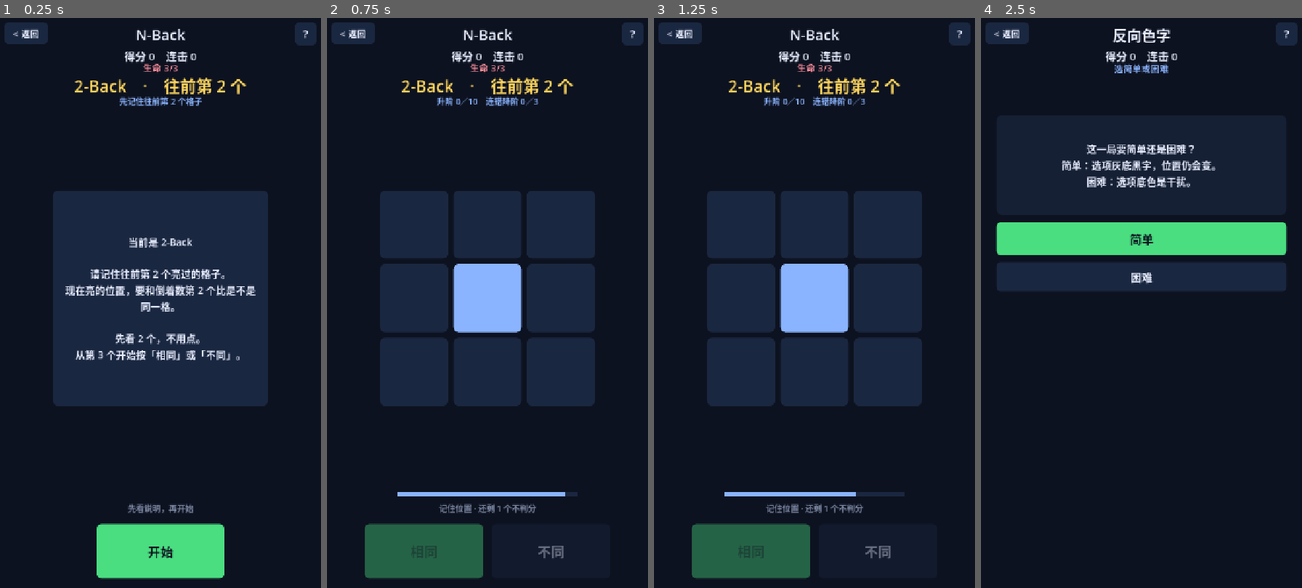
Above: before the commit, frames 1-4 (left to right).
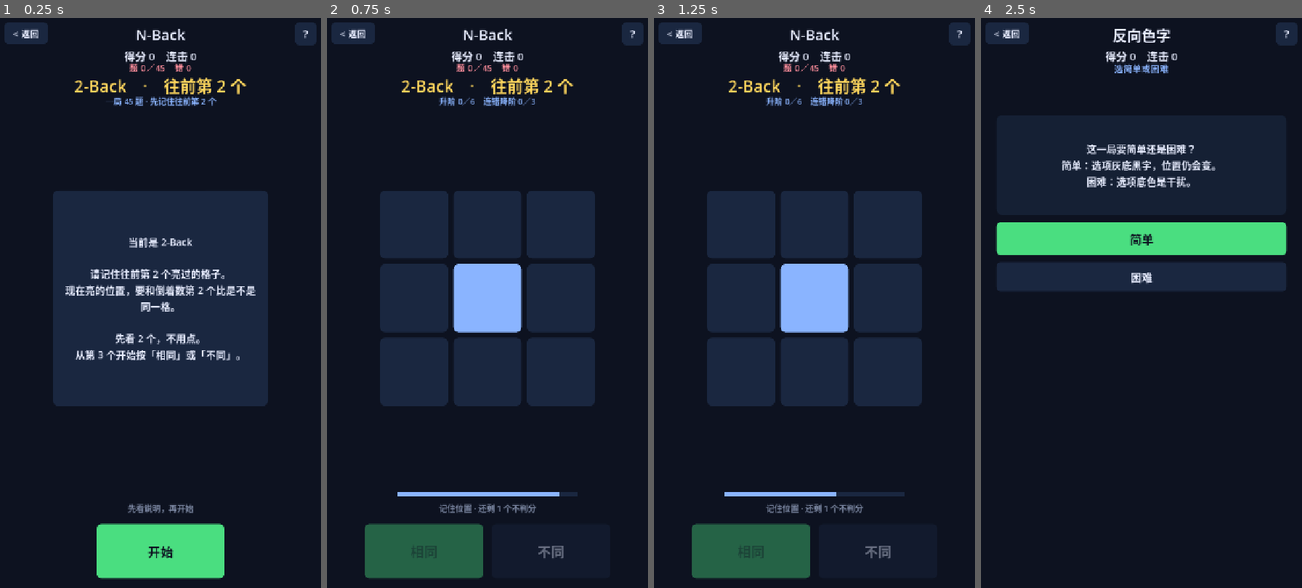
Above: after the commit, the same moments.

Repository: JeffGu98/PrefrontalCortexGame
Game: Godot game, scene res://scenes/NBack.tscn
The game is run twice, just before and just after one commit, with the same random seed, the same clock (stepped at 60 frames per second) and the same inputs. This scene is started directly instead of the project's main scene.
Inputs (mouse positions are in pixels of both pictures, inside the frame that each line leads up to):
- Up to frame 1 (0.25 s): no input
- Up to frame 2 (0.75 s): click "开始" at 0.5 s
- Up to frame 3 (1.25 s): no input
- Up to frame 4 (2.5 s): click "< 返回" at 1.25 s; click (1138, 120) at 2.02 s

The runs differ from the first frame. In frame 1, 0.5% of the frame differs, in the area x 34-68%, y 8-16%; in frame 2, 0.5%; in frame 3, 0.5%; in frame 4, nothing differs.

Commit message:
v1.2.1: tighten StopSignal, NBack, and Track feel
StopSignal: gap 0.35–0.55s; travel 2.0→1.0 with streak; red light
later toward green line; stronger pass/fail flashes; docs say 50%.
NBack: SOA 1.8s (flash 0.8); raise N at 6 corrects; 45 scoring
trials instead of 3-life death; cell-local green/red feedback; no Dual.
Track: 3s pick timer; after 12 balls more targets/smaller radii, not
longer move time; highlight shortens slightly.

Sync design.md §5.5/5.6/5.8 and improvements.md; bump to 1.2.1.

Diff:
--- a/project.godot
+++ b/project.godot
@@ -11,7 +11,7 @@
 [application]
 
 config/name="前额叶训练场"
-config/version="1.2.0"
+config/version="1.2.1"
 run/main_scene="res://scenes/Hub.tscn"
 config/features=PackedStringArray("4.7", "Mobile")
 config/icon="res://icon.png"
--- a/scripts/NBack.gd
+++ b/scripts/NBack.gd
@@ -7,24 +7,25 @@
 const START_N := 2
 const MIN_N := 2
 const MAX_N := 4
-const SOA := 2.5
-const STIM_TIME := 0.9
+const SOA := 1.8
+const STIM_TIME := 0.8
 const MATCH_RATIO := 0.3
-const UP_STREAK := 10
+const UP_STREAK := 6
 const DOWN_STREAK := 3
 const SCORE_HIT := 10
-const LIVES := 3
+const TRIAL_LIMIT := 45
 const READY_TIME := 1.0
 const BEST_PATH := "user://nback_best.cfg"
 const LIT := Color("#8ab4ff")
 const DIM := Color("#1a2740")
+const OK_CELL := Color("#4ade80")
+const BAD_CELL := Color("#ff5d73")
 
 enum Phase { READY, PLAY, OVER }
 
 var phase := Phase.READY
 var phase_left := 0.0
 var score := 0
-var lives := LIVES
 var streak := 0
 var wrong_streak := 0
 var best_score := 0
@@ -35,6 +36,8 @@
 var showing := false
 var answered := false
 var is_match := false
+var scoring_done := 0
+var miss_count := 0
 
 var score_label: Label
 var lives_label: Label
@@ -55,7 +58,7 @@
 
 func _init() -> void:
 	title_text = "N-Back"
-	help_text = "3×3 格子会依次亮起一个位置。开局会告诉你当前是几-Back。\n2-Back 就是：现在亮的格子，要不要和往前第 2 个相同。前 2 个只看不点。\n之后点「相同」或「不同」。答对 +10，答错或超时扣命。连对 10 次升 N，连错 3 次降 N。"
+	help_text = "3×3 格子会依次亮起一个位置。开局会告诉你当前是几-Back。\n2-Back 就是：现在亮的格子，要不要和往前第 2 个相同。前 2 个只看不点。\n之后点「相同」或「不同」。答对 +10；一局固定 45 题。连对 6 次升 N，连错 3 次降 N。对错会标在刚亮的格子上。"
 
 
 func _build_game() -> void:
@@ -222,9 +225,10 @@
 
 func _start_round() -> void:
 	score = 0
-	lives = LIVES
 	streak = 0
 	wrong_streak = 0
+	scoring_done = 0
+	miss_count = 0
 	n_level = START_N
 	history.clear()
 	phase = Phase.READY
@@ -310,6 +314,9 @@
 	streak += 1
 	wrong_streak = 0
 	score += SCORE_HIT
+	scoring_done += 1
+	_paint_cell(cells[current_pos], OK_CELL)
+	cells[current_pos].modulate = Color.WHITE
 	_set_hint("对  +%d" % SCORE_HIT, Color("#4ade80"))
 	if streak >= UP_STREAK and n_level < MAX_N:
 		n_level += 1
@@ -317,23 +324,26 @@
 		wrong_streak = 0
 		_set_hint("现在要比往前第 %d 个" % n_level, Color("#ffd75d"))
 		_burst_feedback("升到 %d-Back\n记住往前第 %d 个" % [n_level, n_level], Color("#ffd75d"))
-	else:
-		_burst_feedback("+%d" % SCORE_HIT, Color("#4ade80"))
-	_update_hud()
+	# 格子反馈优先；升阶仍用短提示
+	_update_hud()
+	if scoring_done >= TRIAL_LIMIT:
+		_end_game()
 
 
 func _miss(reason: String) -> void:
 	streak = 0
 	wrong_streak += 1
-	lives -= 1
+	miss_count += 1
+	scoring_done += 1
+	_paint_cell(cells[current_pos], BAD_CELL)
+	cells[current_pos].modulate = Color.WHITE
 	_set_hint(reason, Color("#ff5d73"))
-	_burst_feedback(reason, Color("#ff5d73"))
 	if n_level > MIN_N and wrong_streak >= DOWN_STREAK:
 		n_level -= 1
 		wrong_streak = 0
 		_set_hint("%s · 现在要比往前第 %d 个" % [reason, n_level], Color("#ffd75d"))
 	_update_hud()
-	if lives <= 0:
+	if scoring_done >= TRIAL_LIMIT:
 		_end_game()
 
 
@@ -390,10 +400,10 @@
 
 func _update_hud() -> void:
 	score_label.text = "得分 %d　连击 %d" % [score, streak]
-	lives_label.text = "生命 %d/%d" % [lives, LIVES]
+	lives_label.text = "题 %d／%d　错 %d" % [scoring_done, TRIAL_LIMIT, miss_count]
 	n_label.text = "%d-Back　·　往前第 %d 个" % [n_level, n_level]
 	if phase == Phase.READY:
-		progress_label.text = "先记住往前第 %d 个格子" % n_level
+		progress_label.text = "一局 %d 题 · 先记住往前第 %d 个" % [TRIAL_LIMIT, n_level]
 	else:
 		progress_label.text = "升阶 %d／%d　连错降阶 %d／%d" % [streak, UP_STREAK, wrong_streak, DOWN_STREAK]
 	var scoring := phase == Phase.PLAY and _is_scoring() and not answered
--- a/scripts/StopSignal.gd
+++ b/scripts/StopSignal.gd
@@ -4,14 +4,14 @@
 
 const LIVES := 3
 const READY_TIME := 1.0
-const GAP_MIN := 0.55
-const GAP_MAX := 0.9
+const GAP_MIN := 0.35
+const GAP_MAX := 0.55
 const FEEDBACK_TIME := 0.45
-const TRAVEL_MIN := 1.2
+const TRAVEL_MIN := 1.0
 const TRAVEL_MAX := 2.0
 const STOP_RATIO := 0.5
 const STOP_AT_MIN := 0.4
-const STOP_AT_MAX := 0.7
+const STOP_AT_MAX := 0.68
 const STOP_HOLD := 0.5
 const GO_WINDOW := 0.72
 const MAX_GO_STREAK := 2
@@ -52,7 +52,7 @@
 
 func _init() -> void:
 	title_text = "红灯停"
-	help_text = "小车从左开向右边的终点线。等到车靠近终点的绿线再冲，一开始点没有用。\n大多数时候要冲过去。若中途突然亮红灯，必须立刻停手。\n冲过终点得 10 分；红灯亮后忍住得 20 分。红灯时还冲、或绿灯没冲，都扣命。"
+	help_text = "小车从左开向右边的终点线。等到车靠近终点的绿线再冲，一开始点没有用。\n大约一半轮次会突然亮红灯，亮了必须立刻停手。连对时车开得更快、红灯更晚。\n冲过终点得 10 分；红灯亮后忍住得 20 分。红灯时还冲、或绿灯没冲，都扣命。"
 
 
 func _build_game() -> void:
@@ -196,6 +196,7 @@
 	red_on = false
 	progress = 0.0
 	car.fill = Color("#8ab4ff")
+	car.modulate = Color.WHITE
 	car.queue_redraw()
 	car.position.x = 16.0
 	_set_light(false)
@@ -207,8 +208,12 @@
 	if phase == Phase.OVER:
 		return
 	_pick_trial()
-	travel_time = randf_range(TRAVEL_MIN, TRAVEL_MAX)
-	stop_at = randf_range(STOP_AT_MIN, STOP_AT_MAX)
+	var ramp := clampf(float(streak) / 12.0, 0.0, 1.0)
+	travel_time = clampf(lerpf(TRAVEL_MAX, TRAVEL_MIN, ramp) + randf_range(-0.06, 0.06), TRAVEL_MIN, TRAVEL_MAX)
+	# 连对时红灯更靠近绿线（更晚亮），仍严格低于 GO_WINDOW
+	var stop_lo := lerpf(STOP_AT_MIN, 0.55, ramp)
+	var stop_hi := lerpf(0.58, STOP_AT_MAX, ramp)
+	stop_at = randf_range(stop_lo, minf(stop_hi, GO_WINDOW - 0.04))
 	drive_elapsed = 0.0
 	red_elapsed = 0.0
 	red_on = false
@@ -289,8 +294,11 @@
 		progress = clampf(progress, 0.0, 0.92)
 		car.fill = Color("#ffd75d")
 	else:
-		progress = 1.0
+		progress = 1.05
 		car.fill = Color("#4ade80")
+		car.modulate = Color(1.35, 1.35, 1.35)
+		var twg := create_tween()
+		twg.tween_property(car, "modulate", Color.WHITE, 0.28)
 	car.queue_redraw()
 	_place_car()
 	_set_hint("%s  +%d" % [reason, points], Color("#4ade80"))
@@ -309,9 +317,13 @@
 	car.queue_redraw()
 	var origin_x := car.position.x
 	var tw := create_tween()
-	tw.tween_property(car, "position:x", origin_x + 10.0, 0.05)
-	tw.tween_property(car, "position:x", origin_x - 10.0, 0.05)
+	tw.tween_property(car, "position:x", origin_x + 14.0, 0.05)
+	tw.tween_property(car, "position:x", origin_x - 14.0, 0.05)
 	tw.tween_property(car, "position:x", origin_x, 0.05)
+	if red_on and light != null:
+		light.modulate = Color(2.0, 1.2, 1.2)
+		var twl := create_tween()
+		twl.tween_property(light, "modulate", Color.WHITE, 0.35)
 	_set_hint(reason, Color("#ff5d73"))
 	_burst_feedback(reason, Color("#ff5d73"))
 	_update_hud()
--- a/scripts/Track.gd
+++ b/scripts/Track.gd
@@ -6,10 +6,13 @@
 const START_BALLS := 6
 const MAX_BALLS := 12
 const HIGHLIGHT_TIME := 1.5
+const HIGHLIGHT_MIN := 0.9
 const MOVE_MIN := 4.0
 const MOVE_MAX := 8.0
+const PICK_TIME := 3.0
 const SCORE_ALL := 20
 const BEST_PATH := "user://track_best.cfg"
+const MAX_ODD := 5
 const SAME := Color("#8ab4ff")
 const ODD := Color("#ffd75d")
 const PICK := Color("#4ade80")
@@ -26,6 +29,7 @@
 var best_score := 0
 var ball_count := START_BALLS
 var latest_balls := START_BALLS
+var beyond_cap := 0
 var odd_count := 1
 var positions: Array[Vector2] = []
 var velocities: Array[Vector2] = []
@@ -44,7 +48,7 @@
 
 func _init() -> void:
 	title_text = "追踪异色球"
-	help_text = "开始时若干球里会有 1–3 个黄色异色球，先记住。\n随后全部变成蓝色并乱动，停下后把刚才那些异色球点出来，再按确定。\n全对 +20 并加一个球；点错或漏选扣一命。\n做到哪一档会记住。再进时选继续最新一关，或从 6 个球重来。"
+	help_text = "开始时若干球里会有黄色异色球，先记住。\n随后全部变成蓝色并乱动，停下后在约 3 秒内点出异色球再按确定。\n全对 +20 并加球；满 12 球后改为更多异色或更小的球，不再加长移动。点错、漏选或超时扣一命。\n做到哪一档会记住。再进时选继续最新一关，或从 6 个球重来。"
 
 
 func _build_game() -> void:
@@ -159,6 +163,7 @@
 	score = 0
 	lives = LIVES
 	streak = 0
+	beyond_cap = 0
 	odd_count = 1
 	phase = Phase.READY
 	phase_left = 1.0
@@ -179,9 +184,10 @@
 	if phase == Phase.OVER:
 		return
 	odd_count = 1 if ball_count <= 7 else (2 if ball_count <= 10 else 3)
+	odd_count = mini(mini(odd_count + beyond_cap, MAX_ODD), maxi(ball_count - 1, 1))
 	_spawn_balls()
 	phase = Phase.HIGHLIGHT
-	phase_left = HIGHLIGHT_TIME
+	phase_left = maxf(HIGHLIGHT_MIN, HIGHLIGHT_TIME - (ball_count - START_BALLS) * 0.05 - beyond_cap * 0.08)
 	pulse = 0.0
 	picked.clear()
 	_set_hint("记住黄色的 %d 个" % odd_count, Color("#ffd75d"))
@@ -195,7 +201,7 @@
 	targets.clear()
 	radii.clear()
 	var area := canvas.size
-	var r := clampf(22.0 - (ball_count - 6) * 0.8, 16.0, 22.0)
+	var r := clampf(22.0 - (ball_count - 6) * 0.8 - beyond_cap * 1.2, 12.0, 22.0)
 	for i in range(ball_count):
 		radii.append(r)
 		var p := Vector2(r + 8.0 + randf() * maxf(area.x - r * 2.0 - 16.0, r), r + 8.0 + randf() * maxf(area.y - r * 2.0 - 16.0, r))
@@ -217,17 +223,19 @@
 
 func _begin_move() -> void:
 	phase = Phase.MOVE
-	var base := clampf(MOVE_MIN + (ball_count - START_BALLS) * 0.5, MOVE_MIN, MOVE_MAX)
-	var factor := maxi(ceili((15.0 - float(ball_count)) / 2.0), 1)
-	phase_left = base * float(factor)
+	var balls_for_time := mini(ball_count, MAX_BALLS)
+	var base := clampf(MOVE_MIN + (balls_for_time - START_BALLS) * 0.5, MOVE_MIN, MOVE_MAX)
+	var factor := maxi(ceili((15.0 - float(balls_for_time)) / 2.0), 1)
+	phase_left = base * float(factor)  # 满 12 后不再加长移动
 	_set_hint("盯住它们", Color("#7f8ba6"))
 	_update_hud()
 
 
 func _begin_pick() -> void:
 	phase = Phase.PICK
+	phase_left = PICK_TIME
 	picked.clear()
-	_set_hint("点出刚才的异色球，再确定", Color("#8ab4ff"))
+	_set_hint("点出异色球 · %.0f 秒" % phase_left, Color("#8ab4ff"))
 	_update_hud()
 	canvas.queue_redraw()
 
@@ -276,6 +284,9 @@
 		if ball_count < MAX_BALLS:
 			ball_count += 1
 			_remember_level()
+		else:
+			beyond_cap += 1
+			_remember_level()
 		_set_hint("全对  +%d" % SCORE_ALL, Color("#4ade80"))
 		_burst_feedback("全对  +%d" % SCORE_ALL, Color("#4ade80"))
 	else:
@@ -298,6 +309,18 @@
 		phase_left -= delta
 		if phase_left <= 0.0:
 			_begin_pick()
+		canvas.queue_redraw()
+		return
+	if phase == Phase.PICK:
+		phase_left -= delta
+		if phase_left <= 0.0:
+			_set_hint("超时", Color("#ff5d73"))
+			# 当作漏选：清空已选后走确认失败逻辑
+			picked.clear()
+			_confirm()
+			return
+		_set_hint("点出异色球 · %.1f 秒" % maxf(phase_left, 0.0), Color("#8ab4ff"))
+		_update_hud()
 		canvas.queue_redraw()
 		return
 	if phase == Phase.HIGHLIGHT:
@@ -356,7 +379,10 @@
 
 
 func _update_hud() -> void:
-	score_label.text = "得分 %d　连击 %d　球 %d" % [score, streak, ball_count]
+	if beyond_cap > 0:
+		score_label.text = "得分 %d　连击 %d　球 %d＋%d" % [score, streak, ball_count, beyond_cap]
+	else:
+		score_label.text = "得分 %d　连击 %d　球 %d" % [score, streak, ball_count]
 	if phase == Phase.GATE:
 		lives_label.add_theme_color_override("font_color", Color("#8ab4ff"))
 		lives_label.text = "上次做到 %d 个球" % latest_balls
Not shown, changed: docs/design.md
Not shown, changed: docs/improvements.md
